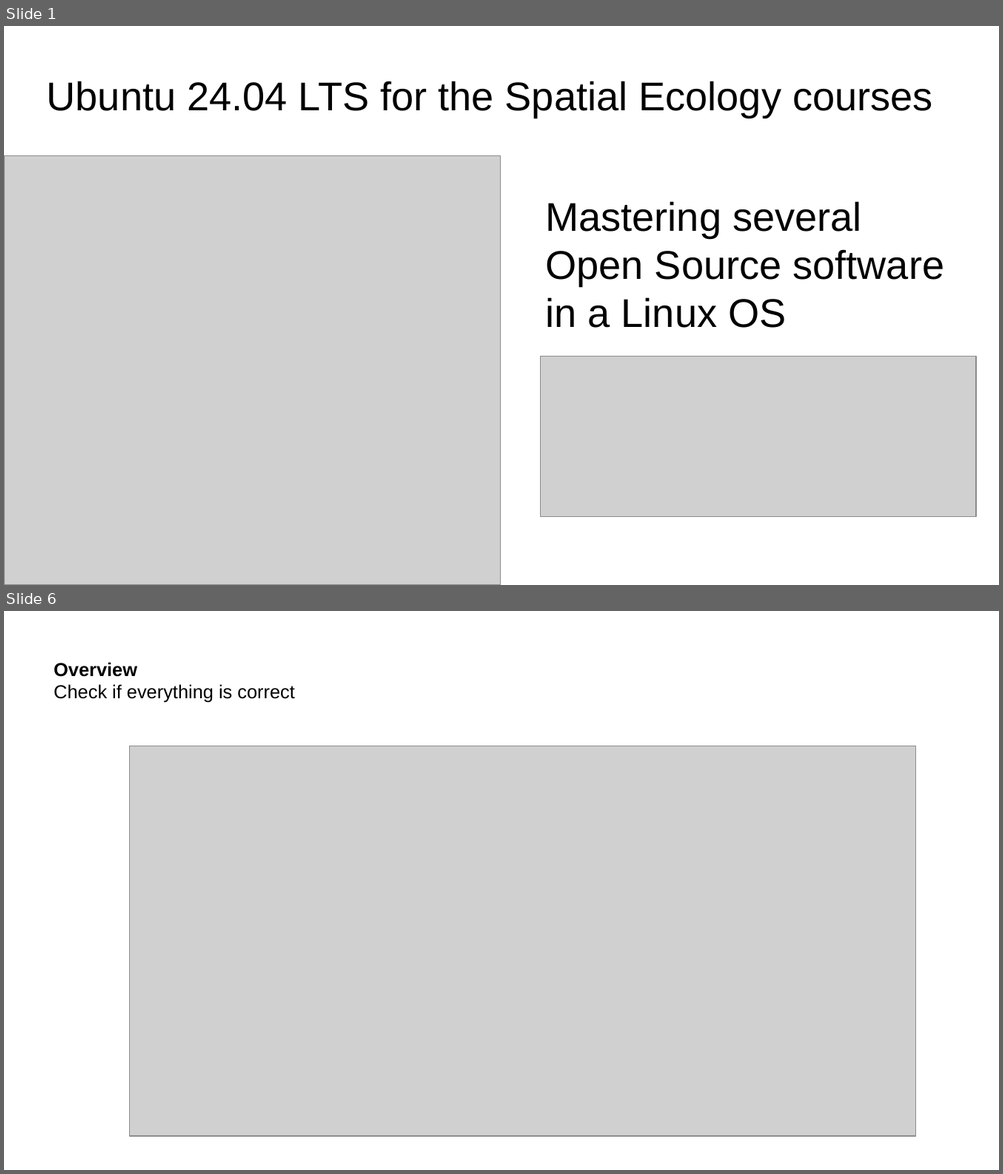
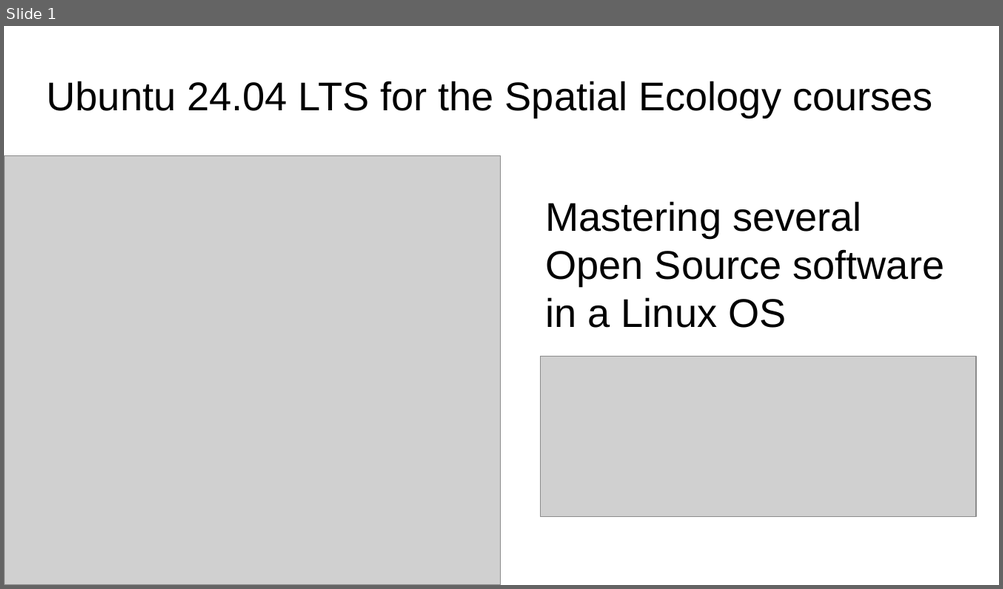
Before and after one commit to selvaje/SE_docs, a slide deck: source/VIRTUALMACHINE/Installation_vm_Ubuntu22.04.odp. Shown one above the other, each under a label of ours: slides 1 and 6 before the commit, slide 1 after it; the slides between them are not shown. The pictures are 1003x1174 and 1003x589 pixels, drawn with LibreOffice and Linux fonts; fonts in the diff are those of the drawing; grey boxes stand for pictures. Boxes give left, top, right and bottom in pixels: in the first picture for what was removed or moved away, otherwise in the second. Text is boxed around its words. In the diff, an @@ line names an element or a change of style, - is before the commit and + after.

```diff
--- a/source/VIRTUALMACHINE/Installation_vm_Ubuntu22.04.odp
+++ b/source/VIRTUALMACHINE/Installation_vm_Ubuntu22.04.odp
@@ slide 6 removed at [4,611,999,1170], background #FFFFFF @@
@@ title removed at [54,662,295,703] @@
-Overview
-Check if everything is correct
@@ picture removed at [130,746,916,1136] @@
```
Also in this commit, not shown: 10 slides changed, 3 other slides removed, 36 other files.
